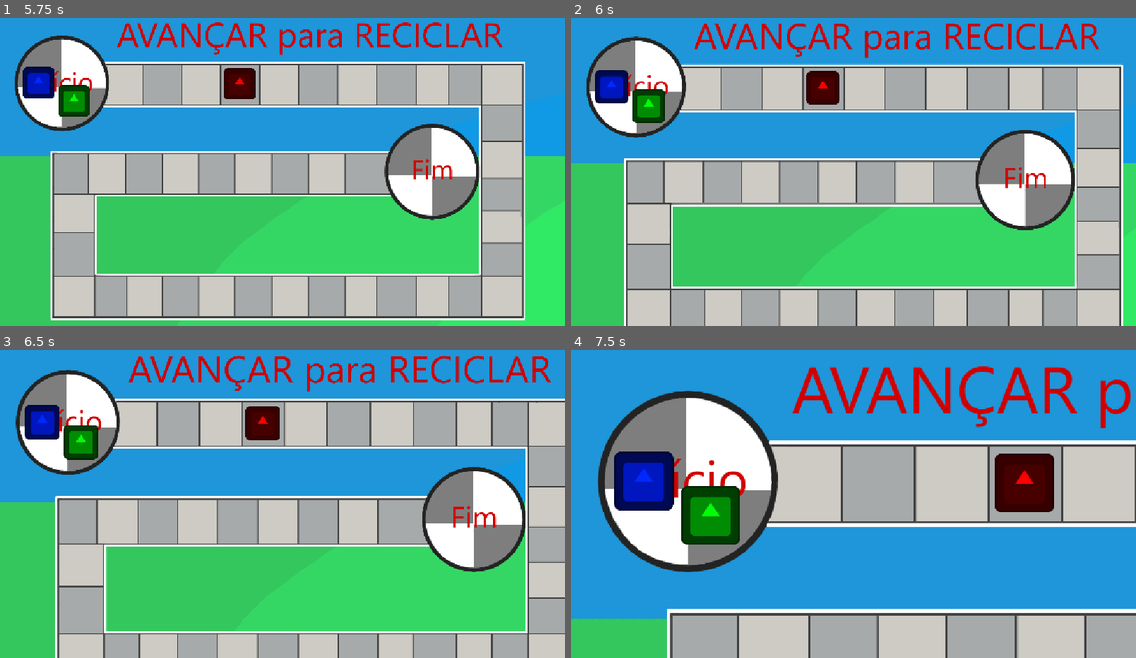
Above: before the commit, frames 1-4 (two rows, left to right).
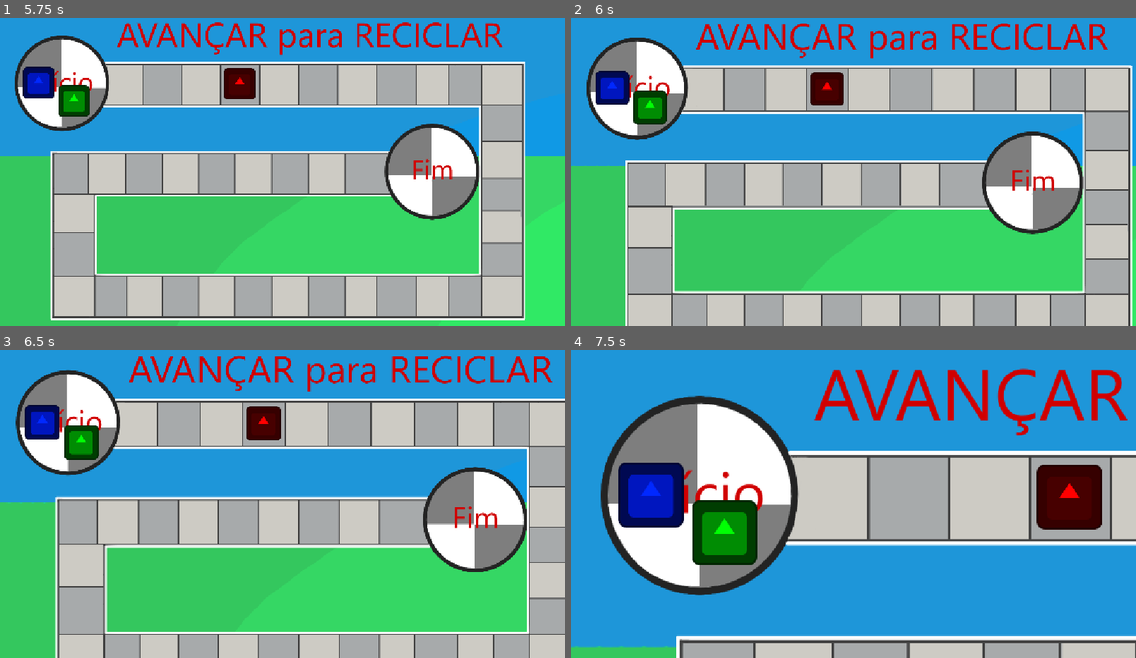
Above: after the commit, the same moments.

Repository: LitheFulminare/avancar-para-reciclar-XP5
Game: Godot game, scene res://Scenes/Game/game_scene.tscn
Two runs of this game, one before a commit and one after it. Both use one fixed random seed, a clock stepped at 60 frames per second and the inputs below. The engine's default icon, where the game draws it, is replaced by a stand-in: a white triangle on a blue panel in a dark square.
Inputs (mouse positions are in pixels of both pictures, inside the frame that each line leads up to):
- Up to frame 1 (5.75 s): tap Enter at 0.5 s; move the mouse to (406, 150) at 0.52 s; hold Mouse wheel up (Camera zoom in) 0.53-1.28 s; move the mouse to (169, 184) at 1.27 s; tap Mouse wheel down (Camera zoom out) at 1.35 s; tap Space (Confirm) at 2, 3.5, 5 s; move the mouse to (339, 98) at 2.02 s; hold Space (Confirm) 2.03-2.78 s; move the mouse to (254, 230) at 2.77 s; tap S (Move camera down) at 2.85 s; move the mouse to (452, 215) at 3.52 s; hold A (Move camera left) 3.53-4.28 s; move the mouse to (113, 119) at 4.27 s; tap D (Move camera right) at 4.35 s; move the mouse to (310, 168) at 5.02 s; hold W (Move camera up) from 5.03 s (still down)
- Up to frame 2 (6 s): move the mouse to (768, 88) at 5.77 s; release W (Move camera up) at 5.78 s; tap Mouse wheel up (Camera zoom in) at 5.85 s
- Up to frame 3 (6.5 s): no input
- Up to frame 4 (7.5 s): move the mouse to (977, 482) at 6.52 s; hold Mouse wheel down (Camera zoom out) 6.53-7.28 s; tap Space (Confirm) at 7.25, 7.35 s; move the mouse to (740, 516) at 7.27 s

Frame 1 is identical in both runs. In frame 2, 21% of the frame differs, in the area x 0-100%, y 1-100%; in frame 3, 7.1%; in frame 4, 45%, in the area x 0-100%, y 5-100%.

Commit message:
resets zoom smothing after reseting the zoom value

Diff:
--- a/avancar para reciclar/Scripts/Map elements/camera drag and zoom.gd
+++ b/avancar para reciclar/Scripts/Map elements/camera drag and zoom.gd
@@ -43,6 +43,7 @@
 		if go_to_starting_pos_after_ZO:
 			go_to_starting_position()
 			go_to_starting_pos_after_ZO = false
+			zoom_smoothing = base_zoom_smoothing
 
 	elif zoom.x > max_zoom:
 		zoom_target = Vector2(max_zoom, max_zoom)
